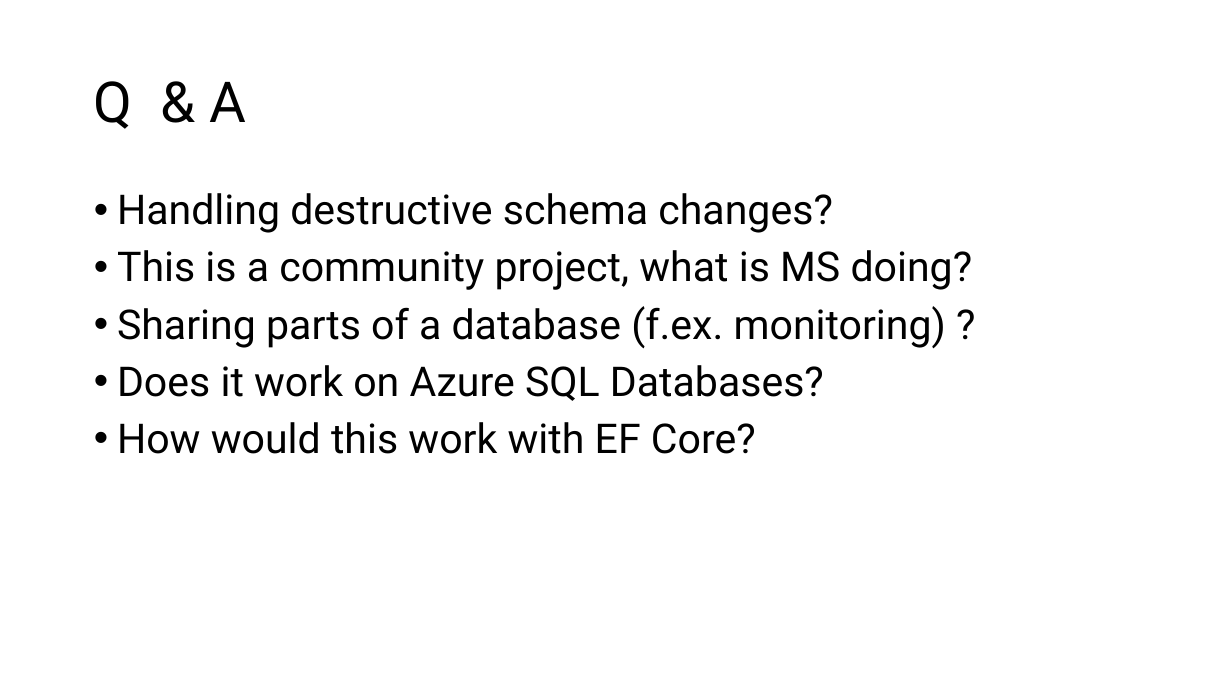
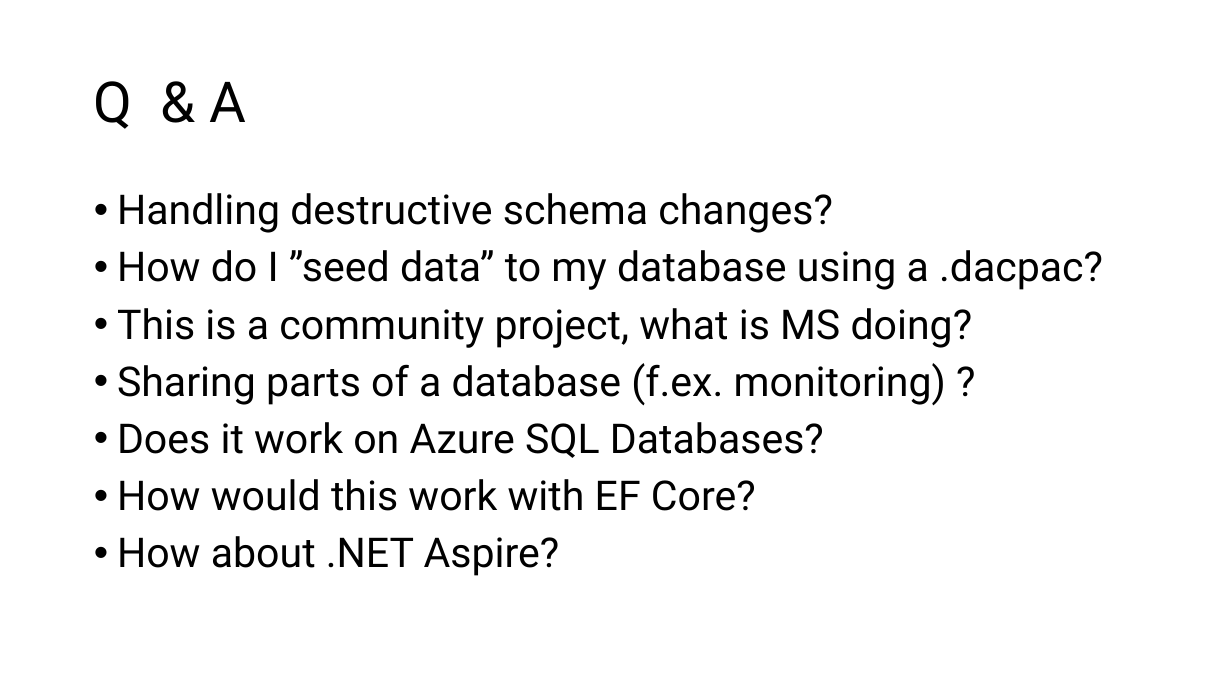
Before and after one commit to ErikEJ/TsqlAnalysis, a slide deck: slide 11 of T-SQL Code analysis.pptx (slide 9 before the commit). Drawn at 1232x693 pixels with LibreOffice and Linux fonts; fonts in the diff are those of the drawing. Boxes give left, top, right and bottom in pixels: in the first picture for what was removed or moved away, otherwise in the second. Text is boxed around its words. In the diff, an @@ line names an element or a change of style, - is before the commit and + after.

Commit message:
Update slides

```diff
--- a/T-SQL Code analysis.pptx
+++ b/T-SQL Code analysis.pptx
@@ text at bbox=[117, 250, 1103, 290]: paragraph added @@
+• How do I ”seed data” to my database using a .dacpac?
@@ text at bbox=[117, 536, 560, 576]: paragraph added @@
+• How about .NET Aspire?
```
Also in this commit, not shown: 1 other slide changed.
